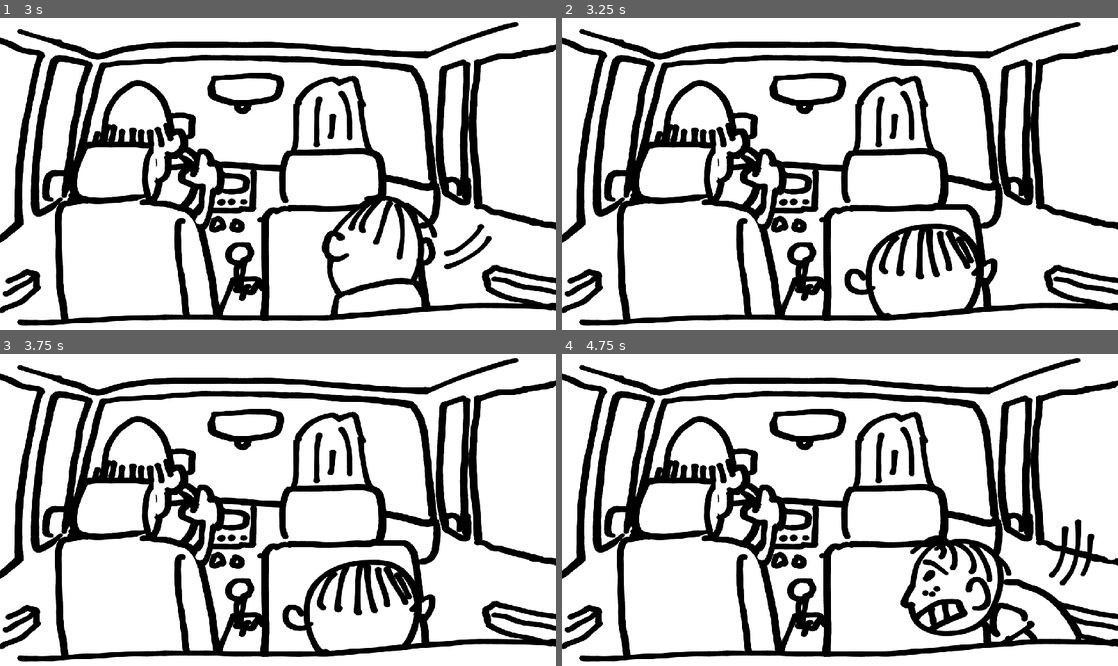
Above: before the commit, frames 1-4 (two rows, left to right).
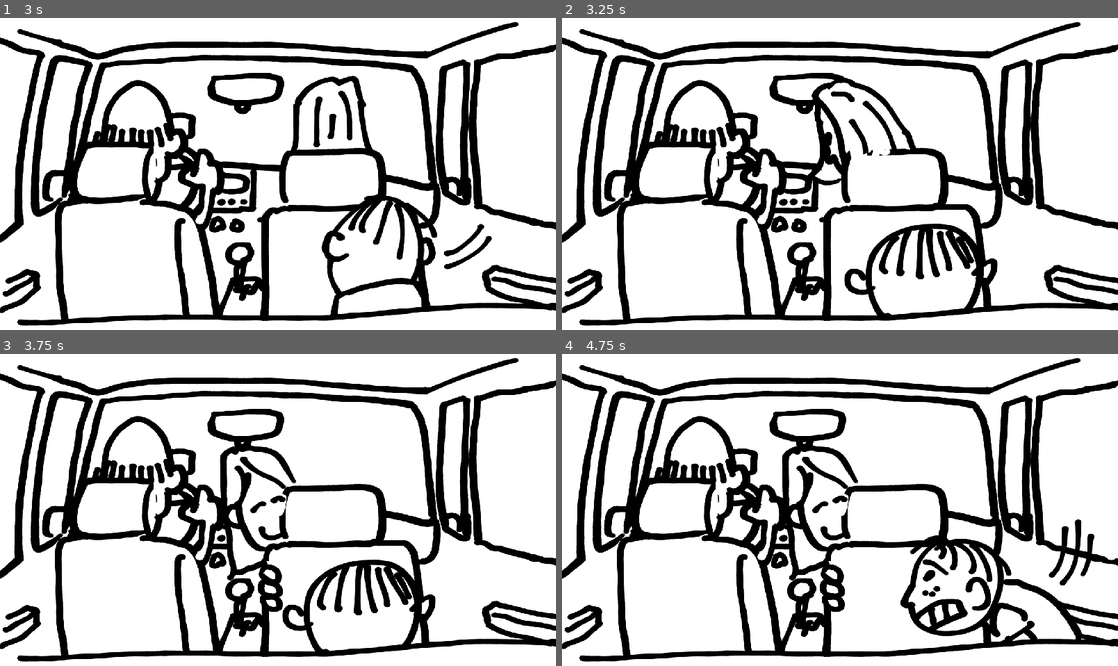
Above: after the commit, the same moments.

Repository: skarnl/godot--gwj48
Game: Godot game, scene res://screens/splash.tscn
Same seed, same stepped clock (60 frames per second), same inputs: the game is played once before the commit and once after it.
Inputs:
- Up to frame 1 (3 s): tap Enter (ui_accept) at 0.5, 0.77, 1.25, 1.52, 2, 2.75 s
- Up to frame 2 (3.25 s): tap Enter (ui_accept) at 3.02 s
- Up to frame 3 (3.75 s): no input
- Up to frame 4 (4.75 s): tap Enter (ui_accept) at 3.77, 4.52 s

Frame 1 is identical in both runs. In frame 2, 2.6% of the frame differs, in the area x 44-67%, y 18-54%; in frame 3, 3.3%, in the area x 39-67%, y 18-83%; in frame 4, 3.3%.

Commit message:
Working flow

Diff:
--- a/entities/kid.gd
+++ b/entities/kid.gd
@@ -17,14 +17,16 @@
 
 
 func stop_mooning() -> void:
-	vis.show_state("stop-mooning1")
+	vis.show_sequence([
+		["stop-mooning1", STOP_MOONING_TIMEOUT1],
+		["stop-mooning2", STOP_MOONING_TIMEOUT2],
+		["idle"]
+	])
 
-	yield(get_tree().create_timer(STOP_MOONING_TIMEOUT1), "timeout")
-
-	vis.show_state("stop-mooning2")
-
-	yield(get_tree().create_timer(STOP_MOONING_TIMEOUT2), "timeout")
-
-	vis.show_state("idle")
+	yield(vis, "sequence_ended")
 
 	emit_signal("mooning_stopped")
+
+
+func busted() -> void:
+	vis.show_state("busted")
--- a/entities/mother.gd
+++ b/entities/mother.gd
@@ -2,10 +2,15 @@
 
 signal update_looking_time
 signal looking_started
+signal busted_sequence_ended
 
+const TURNING_TIMEOUT1 := 0.2
+const TURNING_TIMEOUT2 := 0.1
+const TURNING_BACK_TIMEOUT1 := 0.1
+const TURNING_BACK_TIMEOUT2 := 0.07
+const SHOCKED_TIMEOUT := 2
 
 var STATE_TRANSLATIONS = ['idle', 'looking', 'shocked', 'angry', 'turning', 'smile', 'para']
-
 
 enum {
 	IDLE,
@@ -21,7 +26,7 @@
 
 var state = IDLE
 
-onready var timer = $Timer
+onready var timer := $Timer
 
 var paranoia := 0.0
 
@@ -31,15 +36,17 @@
 func _ready() -> void:
 	rdm.randomize()
 
-	update_state(IDLE)
-
+	timer.set_one_shot(true)
 	timer.connect("timeout", self, "_on_timer_timeout")
 
+	idle()
 
 
 func update_state(new_state: int) -> void:
 	if state == ANGRY:
 		return
+
+	state = new_state
 
 	vis.show_state(STATE_TRANSLATIONS[state])
 
@@ -47,32 +54,68 @@
 func idle() -> void:
 	update_state(IDLE)
 
-	# dit moet gebaseerd zijn op hoe paranoid ze is
-	timer.wait_time = rdm.randi_range(10, 20)
+	var wait_time = rdm.randf_range(2.1, 4.5)
+
+	print("wait time = %d" % wait_time)
+
+	# TODO dit moet gebaseerd zijn op hoe paranoid ze is
+	timer.start(wait_time)
 
 
 func busted() -> void:
-	update_state(SHOCKED)
+	timer.stop()
 
-	# wait 1 sec
-	yield(get_tree().create_timer(1.0), "timeout")
+	vis.show_sequence([
+		["shocked", SHOCKED_TIMEOUT],
+		["angry"]
+	])
 
-	update_state(ANGRY)
+	yield(vis, "sequence_ended")
+
+	emit_signal("busted_sequence_ended")
 
 
 func start_looking() -> void:
-	pass
+	vis.show_sequence([
+		["turning1", TURNING_TIMEOUT1],
+		["turning2", TURNING_TIMEOUT2],
+		["looking", 0.3]
+	])
+
+	yield(vis, "sequence_ended")
+
+	emit_signal("looking_started")
+
+func stop_looking() -> void:
+	vis.show_sequence([
+		["turning2", TURNING_BACK_TIMEOUT1],
+		["turning1", TURNING_BACK_TIMEOUT2],
+		["idle"]
+	])
+
+	yield(vis, "sequence_ended")
+
+	idle()
 
 
 func _on_timer_timeout() -> void:
-	timer.stop()
+	# timer.stop()
+	print("_on_timer_timeout")
+	print(state)
 
-	start_looking()
+
+	match state:
+		IDLE:
+			start_looking()
+
+		SMILE:
+			stop_looking()
 
 
 func show_smile() -> void:
-	vis.show_state("smile")
+	update_state(SMILE)
 
+	timer.start(3)
 
 func show_para() -> void:
 	vis.show_state("para1")
--- a/entities/visual_container.gd
+++ b/entities/visual_container.gd
@@ -1,5 +1,6 @@
 extends Node2D
 
+signal sequence_ended
 
 export var prefix := ""
 
@@ -18,6 +19,18 @@
 
 	assert(has_node(node_name), "no node found with name: " + node_name)
 
+	print("show_state [%s]" % node_name)
+
 	hide_all()
 
 	get_node(node_name).show()
+
+
+func show_sequence(states: Array) -> void:
+	for state in states:
+		show_state(state[0])
+
+		if state.size() > 1:
+			yield(get_tree().create_timer(state[1]), "timeout")
+
+	emit_signal("sequence_ended")
--- a/game/game.gd
+++ b/game/game.gd
@@ -37,6 +37,7 @@
 	if state == MOONING:
 		print("BUSTED")
 		_update_state(BUSTED)
+		return
 	elif state == STOP_MOONING:
 		print("increase paranoia")
 		# PARA increase
@@ -66,6 +67,12 @@
 
 			BUSTED:
 				kid.busted()
+				mom.busted()
+
+				yield(mom, "busted_sequence_ended")
+
+				_update_state(GAME_OVER)
+
 
 			GAME_OVER:
 				print("GAME OVER")
